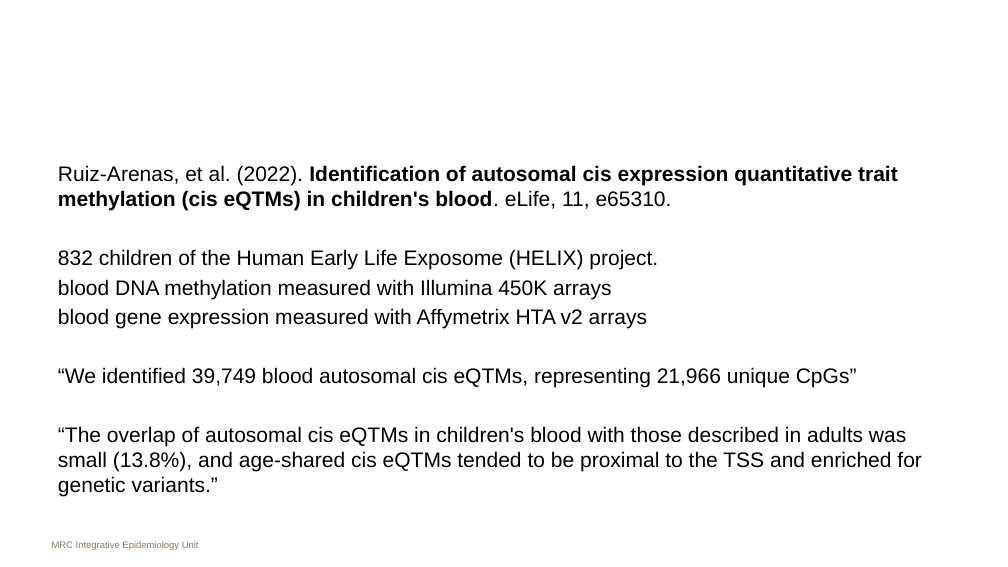
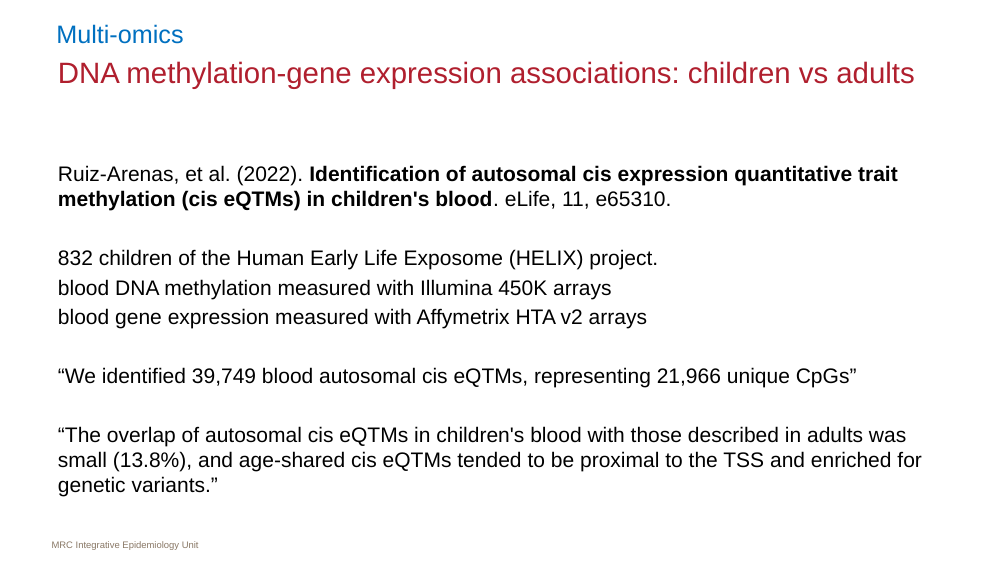
Before and after one commit to MRCIEU/epigenetics-journal-club, a slide deck: slide 11 of docs/presentations/20220411/slides.pptx (slide 9 before the commit). Drawn at 1008x567 pixels with LibreOffice and Linux fonts; fonts in the diff are those of the drawing. Boxes give left, top, right and bottom in pixels: in the first picture for what was removed or moved away, otherwise in the second. Text is boxed around its words. In the diff, an @@ line names an element or a change of style, - is before the commit and + after.

```diff
--- a/docs/presentations/20220411/slides.pptx
+++ b/docs/presentations/20220411/slides.pptx
@@ text added at <box>56,24,183,44</box>, 24 pt, text #0070C0 @@
+Multi-omics
@@ title added at <box>58,61,914,89</box>, 28 pt, text #B01F2E @@
+DNA methylation-gene expression associations: children vs adults
```
Also in this commit, not shown: 7 other slides changed, 2 slides added, 1 slide removed.
